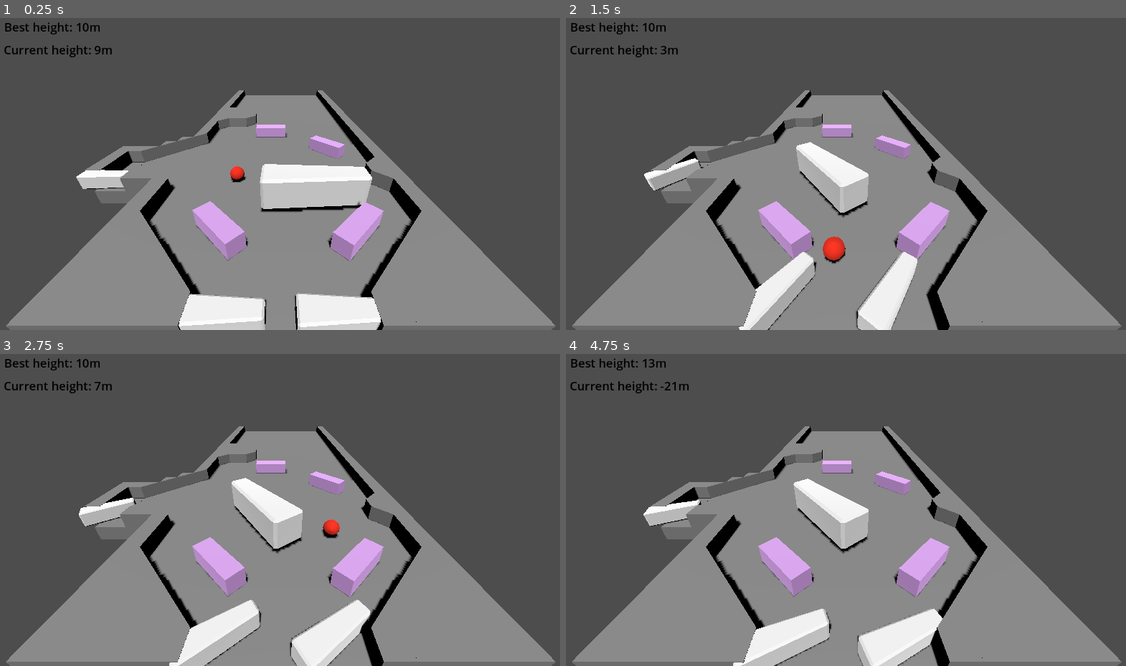
Above: before the commit, frames 1-4 (two rows, left to right).
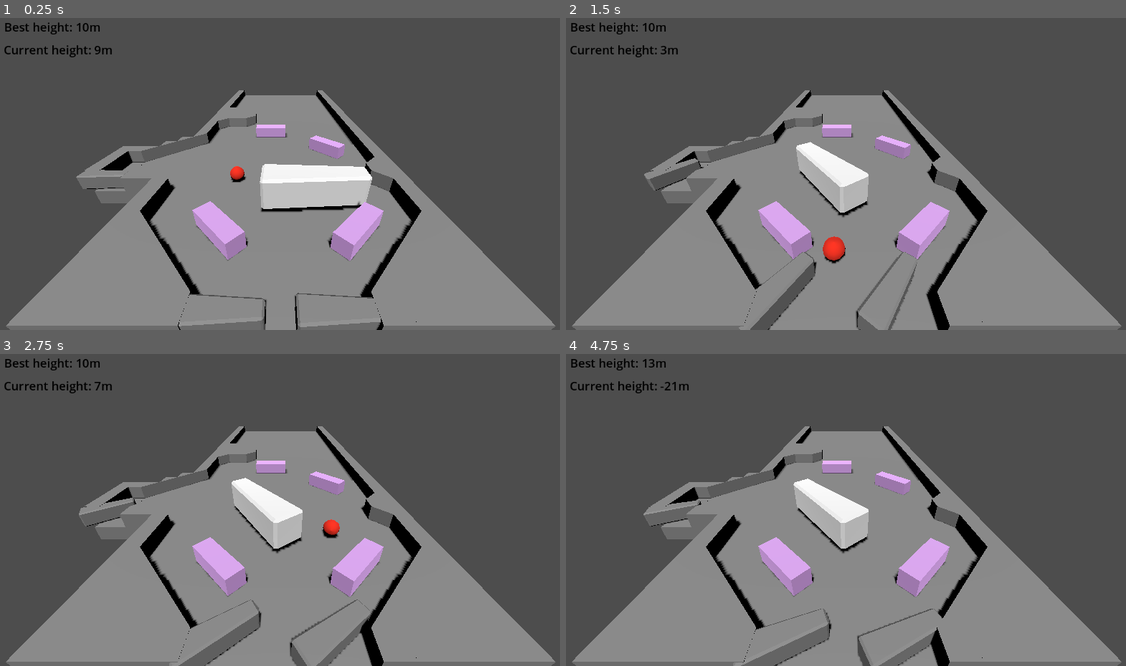
Above: after the commit, the same moments.

Repository: akashkatir/pin-boy
Game: Godot game, scene res://main.tscn
Same seed, same stepped clock (60 frames per second), same inputs: the game is played once before the commit and once after it.
Inputs:
- Up to frame 1 (0.25 s): no input
- Up to frame 2 (1.5 s): tap Enter (flip) at 0.5, 1.35 s; hold Enter (flip) 0.53-1.28 s
- Up to frame 3 (2.75 s): hold Enter (flip) from 2.03 s (still down)
- Up to frame 4 (4.75 s): release Enter (flip) at 2.78 s; tap Enter (flip) at 2.85, 4.35 s; hold Enter (flip) 3.53-4.28 s

The runs differ from the first frame. In frame 1, 3.6% of the frame differs, in the area x 13-69%, y 48-100%; in frame 2, 3.4%; in frame 3, 3.8%; in frame 4, 3.9%, in the area x 13-68%, y 46-100%.

Commit message:
Reorganize files.

Diff:
--- a/user_interface.tscn
+++ b/Interface/user_interface.tscn
@@ -1,6 +1,6 @@
 [gd_scene load_steps=3 format=3 uid="uid://cyppkeelb0g14"]
 
-[ext_resource type="Script" path="res://user_interface.gd" id="1_j41xb"]
+[ext_resource type="Script" path="res://Interface/user_interface.gd" id="1_j41xb"]
 
 [sub_resource type="Theme" id="Theme_1brxo"]
 default_font_size = 24
--- a/flipper.tscn
+++ b/Map/flipper.tscn
@@ -1,9 +1,7 @@
-[gd_scene load_steps=8 format=3 uid="uid://08eqyhcm2p0x"]
+[gd_scene load_steps=7 format=3 uid="uid://08eqyhcm2p0x"]
 
-[ext_resource type="Script" path="res://flipper.gd" id="1_qo08a"]
-[ext_resource type="ArrayMesh" uid="uid://dys88qv4yhbjc" path="res://flipper.obj" id="2_7bf0r"]
-
-[sub_resource type="StandardMaterial3D" id="StandardMaterial3D_pvlvh"]
+[ext_resource type="Script" path="res://Map/flipper.gd" id="1_qo08a"]
+[ext_resource type="ArrayMesh" uid="uid://dys88qv4yhbjc" path="res://Map/flipper.obj" id="2_7bf0r"]
 
 [sub_resource type="ConvexPolygonShape3D" id="ConvexPolygonShape3D_sr50g"]
 points = PackedVector3Array(-0.893022, -0.904123, -0.895323, 4.74276, 0.973501, 0.539575, 4.74139, 0.884438, 0.627697,  …(888 unchanged characters)…
@@ -53,7 +51,6 @@
 [node name="Mesh" type="MeshInstance3D" parent="."]
 mesh = ExtResource("2_7bf0r")
 skeleton = NodePath("")
-surface_material_override/0 = SubResource("StandardMaterial3D_pvlvh")
 
 [node name="CollisionShape" type="CollisionShape3D" parent="."]
 shape = SubResource("ConvexPolygonShape3D_sr50g")
--- a/map.tscn
+++ b/Map/map.tscn
@@ -1,7 +1,7 @@
 [gd_scene load_steps=3 format=3 uid="uid://dssr65q5r1vj1"]
 
-[ext_resource type="PackedScene" uid="uid://c3kup8r1dcljf" path="res://bumper.tscn" id="1_m5w2k"]
-[ext_resource type="MeshLibrary" uid="uid://dbycwyktwot7q" path="res://map_mesh_library.tres" id="1_wskbf"]
+[ext_resource type="PackedScene" uid="uid://c3kup8r1dcljf" path="res://Map/bumper.tscn" id="1_m5w2k"]
+[ext_resource type="MeshLibrary" uid="uid://dbycwyktwot7q" path="res://Map/map_mesh_library.tres" id="1_wskbf"]
 
 [node name="Map" type="Node3D"]
 transform = Transform3D(1, 0, 0, 0, 1, 0, 0, 0, 1, 0, 0, 1)
--- a/right_flipper.tscn
+++ b/Map/right_flipper.tscn
@@ -1,7 +1,7 @@
 [gd_scene load_steps=8 format=3 uid="uid://dyy5di5ddtar4"]
 
-[ext_resource type="Script" path="res://flipper.gd" id="1_fsfpu"]
-[ext_resource type="ArrayMesh" uid="uid://dys88qv4yhbjc" path="res://flipper.obj" id="2_loh50"]
+[ext_resource type="Script" path="res://Map/flipper.gd" id="1_fsfpu"]
+[ext_resource type="ArrayMesh" uid="uid://dys88qv4yhbjc" path="res://Map/flipper.obj" id="2_loh50"]
 
 [sub_resource type="StandardMaterial3D" id="StandardMaterial3D_pvlvh"]
 
--- a/main.tscn
+++ b/main.tscn
@@ -1,11 +1,11 @@
 [gd_scene load_steps=8 format=3 uid="uid://c1tod5hx1ccnr"]
 
 [ext_resource type="Script" path="res://main.gd" id="1_5etbq"]
-[ext_resource type="PackedScene" uid="uid://08eqyhcm2p0x" path="res://flipper.tscn" id="2_q38j6"]
+[ext_resource type="PackedScene" uid="uid://08eqyhcm2p0x" path="res://Map/flipper.tscn" id="2_q38j6"]
 [ext_resource type="PackedScene" uid="uid://dntolmvguseli" path="res://ball.tscn" id="2_qmag5"]
-[ext_resource type="PackedScene" uid="uid://dssr65q5r1vj1" path="res://map.tscn" id="4_bqlag"]
-[ext_resource type="PackedScene" uid="uid://cyppkeelb0g14" path="res://user_interface.tscn" id="4_eovus"]
-[ext_resource type="PackedScene" uid="uid://dyy5di5ddtar4" path="res://right_flipper.tscn" id="6_gxxou"]
+[ext_resource type="PackedScene" uid="uid://dssr65q5r1vj1" path="res://Map/map.tscn" id="4_bqlag"]
+[ext_resource type="PackedScene" uid="uid://cyppkeelb0g14" path="res://Interface/user_interface.tscn" id="4_eovus"]
+[ext_resource type="PackedScene" uid="uid://dyy5di5ddtar4" path="res://Map/right_flipper.tscn" id="6_gxxou"]
 
 [sub_resource type="PhysicsMaterial" id="PhysicsMaterial_kt02i"]
 bounce = 0.4
Not shown, changed: Blender/flipper.blend.import
Renamed: user_interface.gd -> Interface/user_interface.gd
Renamed: bumper.tscn -> Map/bumper.tscn
Renamed: flipper.gd -> Map/flipper.gd
Renamed: flipper.obj -> Map/flipper.obj
Not shown, added: Map/flipper.obj.import
Not shown: 4 places in Map/map_mesh_library.tres that only renumber resources
Renamed: map_mesh_library.tscn -> Map/map_mesh_library.tscn
Not shown, removed: flipper.obj.import
Not shown, added: Blender/flipper.blend
